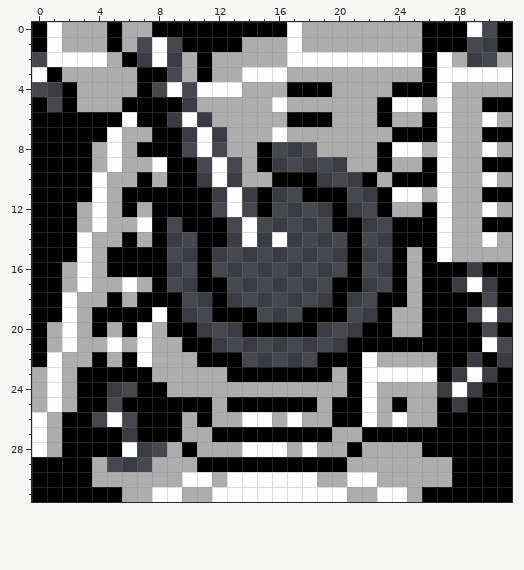
Edited in one commit: pixel-art sprite (Enemies/Turret2_2.png). The picture above was drawn from the file before the commit.
The file is 32x32 pixels.
After:
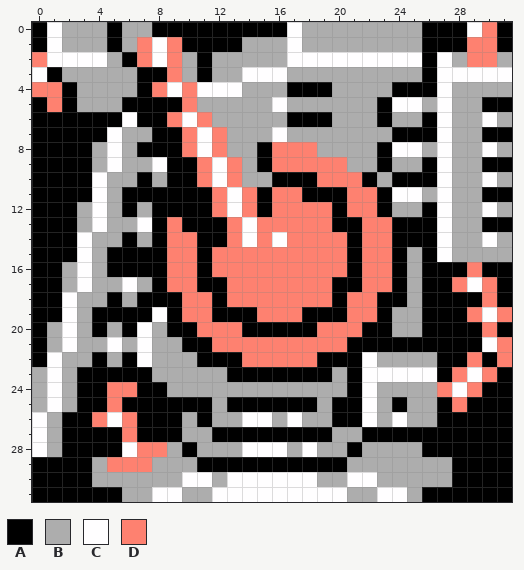
Palette (. is transparent): A #000000  B #adadad  C #fffeff  D #fe8170
Author's note on the commit: chore: create 2nd turret scene from previous turret and reimport the sprites
Difference:
@@ x 0..31 @@
- 0 ACBBBABBAAAAAAAAACBBBBBBBBAAAC.A
- 1 ACBBBAB.C.AAAABBBCBBBBBBBBAAA..A
- 2 .CCCCBA.C.BABBBBBCCCCCCCCCACB..B
- 3 CABBBBBAA.BABBCCCBBBBBBBBBACCCCC
- 4 ..ABBBBA.C.CCCBBBAAABBBBAAACBBBB
- 5 A.ABBBAAAA.BBBBBCBBBBBBACCBCBBAA
- 6 AAAAAACAA.C.BBBBBAAABBBABBACBBCB
- 7 AAAAACBBAA.C.BBBCBBBBBBBAAACBBAA
- 8 AAAABCBAAA.C.BBA...BBBBACCBCBBCB
- 9 AAAABCBBCAA.C.BA.....BBABBACBBAA
-10 AAAACBBABAA.C.BBAAA...ABAAACBBCB
-11 AAAACBAAAAAA.C.A..AAA..ACCBCBBAA
-12 AAABCBABAAAA.C.A....A..ABBACBBCB
-13 AAABCBBCA.AAA.C.....AA..AAACBBAA
-14 AAACBBABA..AA.C.C....A..AAACBBCB
-15 AAACBAAAA..A.........A..ABACBBBB
-16 AABCBAAAA..A.........A..ABAAA.AA
-17 AABCBBCBA..AA.......AA..ABAA.C.A
-18 AACBBABAAA..A.......A..AABAAAA.A
-19 AACBAAAACA..AAA...AAA..ABBAAA.C.
-20 ABCBABACBAA...AAAAA...AABBAAAA.A
-21 ABCBBCBCBBAA.........AAAAAAAAAC.
-22 ACBBABACBBBAAA.....AAACBBBBAA.A.
-23 BCBAAAAABBBBBAAAAAAABACCCCCA.C.A
-24 BCBAA..AABBBBBBBBBBBBACBBBB.C.AA
-25 BCBAA.AAAAAABAAAAAABAACBABBA.AAA
-26 CBAA.C.AAABABBCCBCBBAACBCBBAAAAA
-27 CBAAAA.AAABBAAAAAAAABBAAAAAAAAAA
-28 CBAAAAC..BABBBCCCBCBBABBBBAAAAAA
-29 AAAAB...BBBAAAAAAAAAABBBBBBBAAAA
+ 0 ACBBBABBAAAAAAAAACBBBBBBBBAAACDA
+ 1 ACBBBABDCDAAAABBBCBBBBBBBBAAADDA
+ 2 DCCCCBADCDBABBBBBCCCCCCCCCACBDDB
+ 3 CABBBBBAADBABBCCCBBBBBBBBBACCCCC
+ 4 DDABBBBADCDCCCBBBAAABBBBAAACBBBB
+ 5 ADABBBAAAADBBBBBCBBBBBBACCBCBBAA
+ 6 AAAAAACAADCDBBBBBAAABBBABBACBBCB
+ 7 AAAAACBBAADCDBBBCBBBBBBBAAACBBAA
+ 8 AAAABCBAAADCDBBADDDBBBBACCBCBBCB
+ 9 AAAABCBBCAADCDBADDDDDBBABBACBBAA
+10 AAAACBBABAADCDBBAAADDDABAAACBBCB
+11 AAAACBAAAAAADCDADDAAADDACCBCBBAA
+12 AAABCBABAAAADCDADDDDADDABBACBBCB
+13 AAABCBBCADAAADCDDDDDAADDAAACBBAA
+14 AAACBBABADDAADCDCDDDDADDAAACBBCB
+15 AAACBAAAADDADDDDDDDDDADDABACBBBB
+16 AABCBAAAADDADDDDDDDDDADDABAAADAA
+17 AABCBBCBADDAADDDDDDDAADDABAADCDA
+18 AACBBABAAADDADDDDDDDADDAABAAAADA
+19 AACBAAAACADDAAADDDAAADDABBAAADCD
+20 ABCBABACBAADDDAAAAADDDAABBAAAADA
+21 ABCBBCBCBBAADDDDDDDDDAAAAAAAAACD
+22 ACBBABACBBBAAADDDDDAAACBBBBAADAD
+23 BCBAAAAABBBBBAAAAAAABACCCCCADCDA
+24 BCBAADDAABBBBBBBBBBBBACBBBBDCDAA
+25 BCBAADAAAAAABAAAAAABAACBABBADAAA
+26 CBAADCDAAABABBCCBCBBAACBCBBAAAAA
+27 CBAAAADAAABBAAAAAAAABBAAAAAAAAAA
+28 CBAAAACDDBABBBCCCBCBBABBBBAAAAAA
+29 AAAABDDDBBBAAAAAAAAAABBBBBBBAAAA
 30 AAAABBBBBBCCBCCCCCCBBCCBBBBBAAAA
Changed places in both pictures, as pixel boxes (x1, y1, x2, y2):
added: (467, 22, 497, 67)
added: (137, 37, 392, 367)
added: (32, 52, 62, 112)
added: (437, 262, 512, 412)
added: (92, 382, 167, 472)
